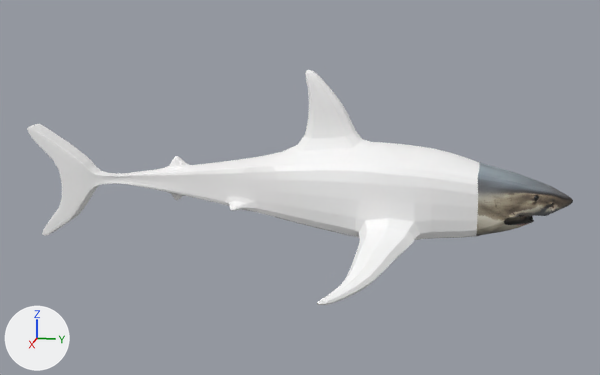
Renders of the glTF model Assets/Models/Shark.glb from each side of a commit.
The view is the same before and after, from a 50 mm camera at (4.31, 0.188, 1.164) aimed at (0.019, -0.67, 0.091). Arrows for +X, +Y and +Z are at lower left; the lights stay in place. The picture after the commit comes second. Vertices at exactly the same position are counted once.

The first picture shows 'Shark001'.
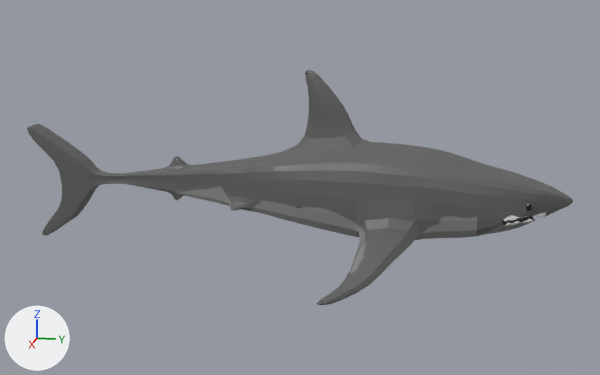
Edits to the bpy script that builds the scene:
```text
Add img_shark_eye:
    img_shark_eye = load_image('shark_eye', '_unpacked/shark_eye', 2800, 3841, 'sRGB')
Change mat_material:
    mat_material.texture: img_shark -> img_shark_eye
Change me_cube_001:
    used by ob_shark001; location = (0.0, 0.0, 0.0)
    remove me_cube_001.from_pydata(...)  # 2131 vertices, 4216 faces; spans x -0.78..0.78, y -2.23..0.75, z -0.28..0.72
    add me_cube_001.from_pydata(...)  # 2283 vertices, 4434 faces; spans x -0.78..0.78, y -2.23..0.75, z -0.28..0.72
    me_cube_001 part 1
    29 vertices are removed from x -0.17..0.17, y 0.41..0.61, z -0.02..0.11
    100 faces are deleted
    6 vertices move within x -0.11..0.15, y 0.48..0.61, z 0.01..0.07
    181 vertices are added at x -0.17..0.17, y 0.4..0.62, z -0.03..0.12
    318 new faces join them
    me_cube_001 part 2: 4116 kept faces spanning x -0.78..0.78, y -2.23..0.75, z -0.28..0.72 get new texture (UV) coordinates
```

Boxes (x1, y1, x2, y2) around the edits, measured in the pictures (600 x 375 px):
'Shark001', surface changed, reshaped (white to grey)
    both: (27, 70, 573, 305)
part 1 of me_cube_001, reshaped
    both: (490, 193, 551, 233)
part 2 of me_cube_001, surface changed (white to grey)
    both: (27, 70, 573, 305)
